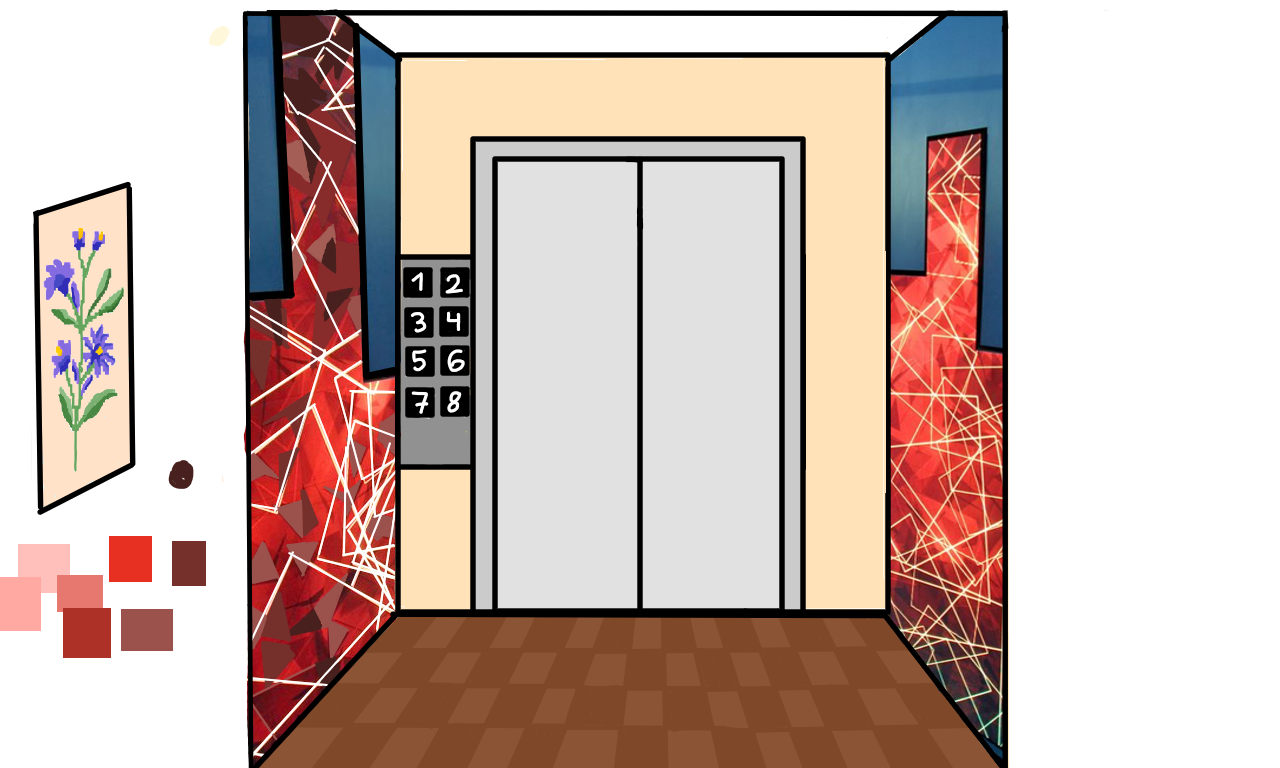
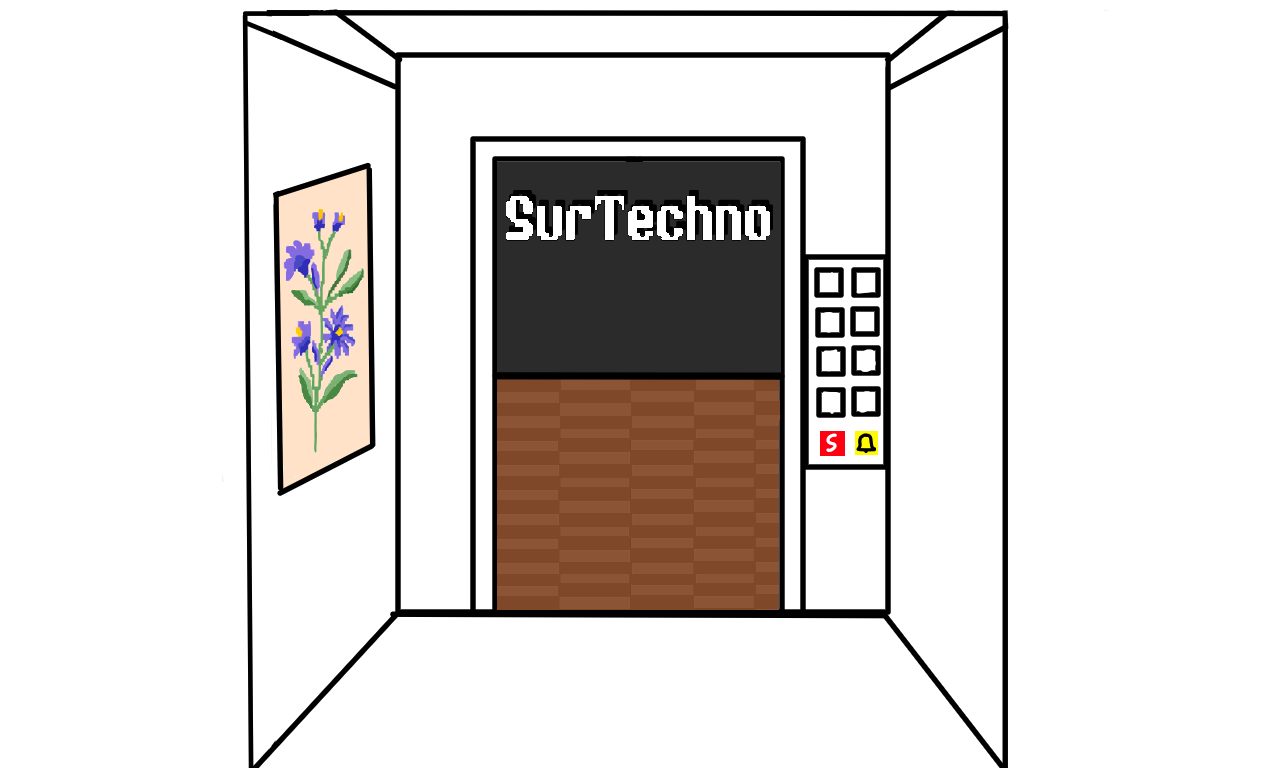
Layer changes from the first 1280px x 768px image to the second:
renamed "Copy of Paint Layer 3 (pasted)" to "lines outside", hid it, moved it above "white lines outside", painted on it over [0, 10, 1010, 768]
renamed "Paint Layer 4" to "white lines outside", hid it, moved it above "paint outside", painted on it over [0, 10, 1010, 768]
removed layer "Paint Layer 4 (pasted)" (1st of 2) over [0, 10, 1010, 768]
removed layer "Paint Layer 4 (pasted)" (2nd of 2) over [69, 10, 1010, 768]
removed layer "Paint Layer 3" over [0, 10, 1010, 768]
renamed "Copy of Paint Layer 3 (pasted)" to "details opened inside", showed it, painted on it over [0, 10, 1010, 768]
